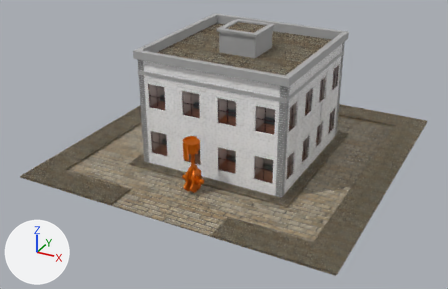
One commit to the Blender file Pistão.blend: the scene before it, then after it.
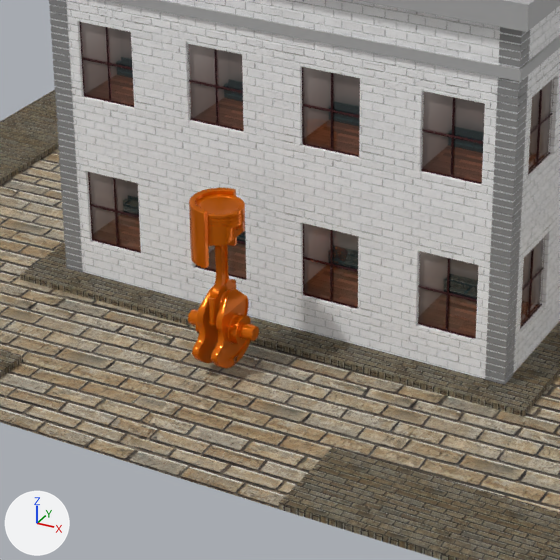
Each version appears first whole from a 50 mm camera at (16.58, -20.34, 13.11) aimed at (3.82, 3.46, -0.21), and next in a close-up on the part from 28% to 67% of the width and 27% to 87% of the height. Every picture has the same lights, and +X, +Y and +Z are marked at lower left.
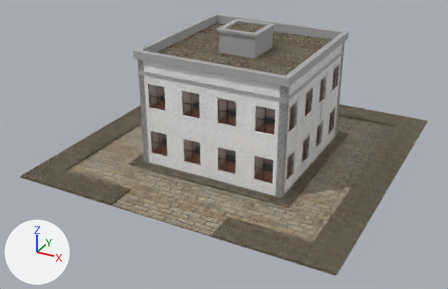
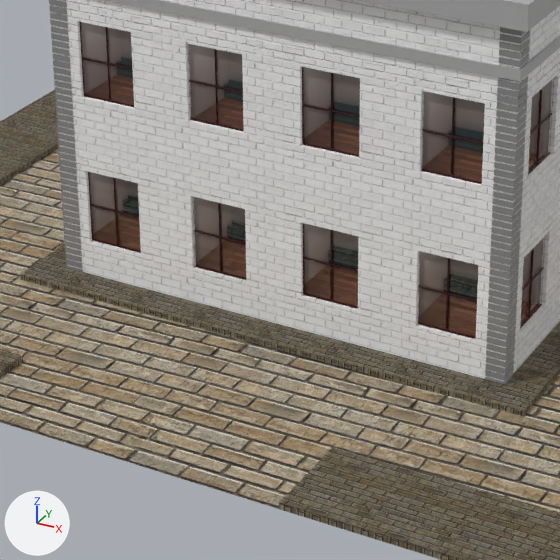
Pixel boxes (x1, y1, x2, y2) of what changed, in the close-ups (560 x 560 px):
```json
{"object": "Crankshaft", "change": "hidden", "before": [188, 286, 259, 369]}
{"object": "Piston", "change": "hidden", "before": [196, 194, 245, 246]}
{"object": "Cylinder", "change": "hidden", "before": [189, 188, 237, 268]}
{"object": "Piston Rod", "change": "hidden", "before": [209, 224, 242, 326]}
```

The change, as JSON lines over the scene's bpy script:
```json
{"op": "add", "block": "ob_crankshaft", "code": "ob_crankshaft.hide_render = True"}
{"op": "add", "block": "ob_cylinder", "code": "ob_cylinder.hide_render = True"}
{"op": "add", "block": "ob_piston", "code": "ob_piston.hide_render = True"}
{"op": "add", "block": "ob_piston_rod", "code": "ob_piston_rod.hide_render = True"}
```
